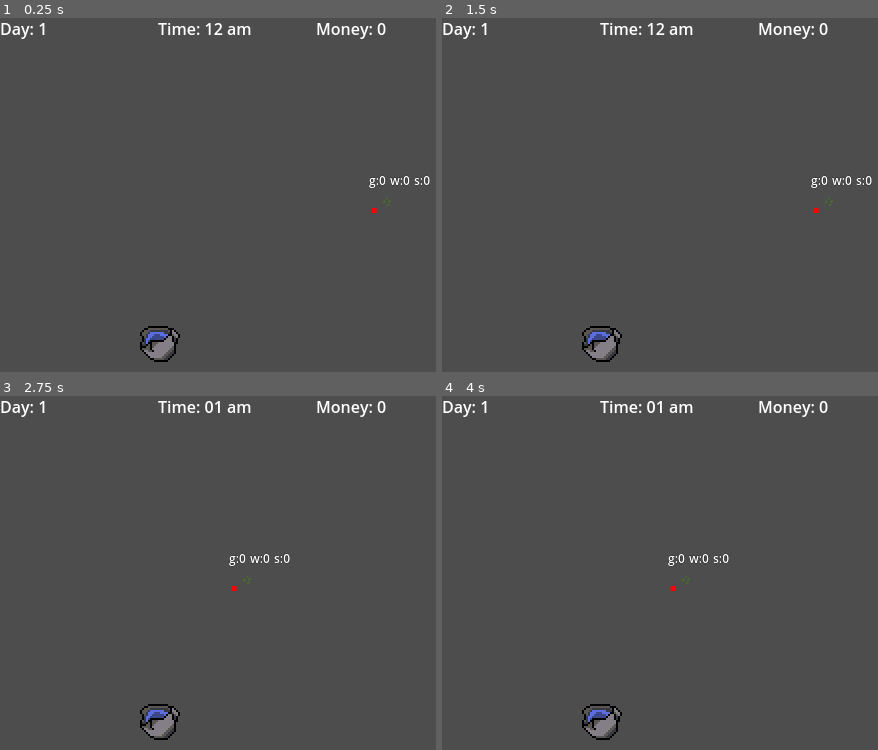
Above: before the commit, frames 1-4 (two rows, left to right).
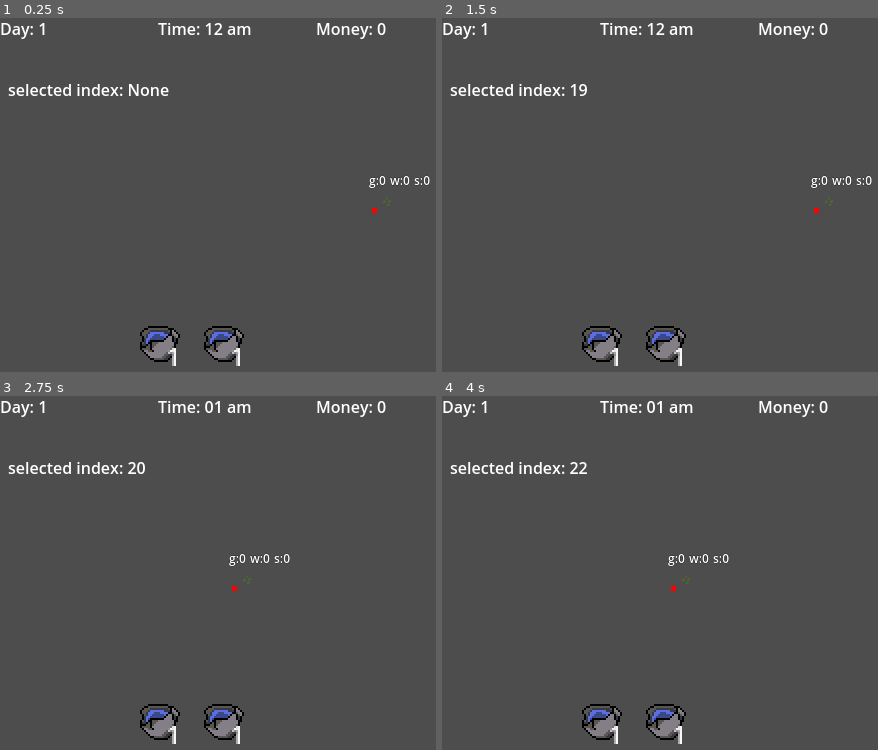
Above: after the commit, the same moments.

Repository: vincentcmartinez/sgd_spring25
Game: Godot game, scene res://assets/scenes/testworld.tscn
Same seed, same stepped clock (60 frames per second), same inputs: the game is played once before the commit and once after it.
Inputs (mouse positions are in pixels of both pictures, inside the frame that each line leads up to):
- Up to frame 1 (0.25 s): no input
- Up to frame 2 (1.5 s): tap Enter at 0.5 s; drag from (603, 102) to (795, 102) at 0.52 s; tap Space at 1.25 s; drag from (664, 102) to (856, 102) at 1.27 s
- Up to frame 3 (2.75 s): tap Enter at 2 s; move the mouse to (287, 480) at 2.02 s; press the mouse at (287, 480) at 2.03 s; hold D (right) from 2.03 s (still down); tap Shift (split_item, bound only after the commit) at 2.3 s
- Up to frame 4 (4 s): release D (right) at 2.75 s; release the mouse at (729, 480) at 2.75 s; drag from (795, 480) to (outside the picture) at 2.77 s; tap Space at 3.5 s; drag from (856, 480) to (outside the picture) at 3.52 s

The runs differ from the first frame. In frame 1, 1.2% of the frame differs, in the area x 1-56%, y 18-99%; in frame 2, 1.1%; in frame 3, 1.1%; in frame 4, 1.1%.

Commit message:
completed basic inventory screen

Diff:
--- a/Items.gd
+++ b/Items.gd
@@ -57,3 +57,9 @@
 
 func get_item(id):
 	return items[id-1]["packedscene"].instantiate() #id - 1 to account for arrays starting at 0
+
+func clone(item): # will only copy over the count, anything else might need a more specific function
+	var pack = items[item.ID-1]["packedscene"]
+	var newitem = pack.instantiate()
+	newitem.count = item.count
+	return newitem
--- a/PlayerData.gd
+++ b/PlayerData.gd
@@ -21,10 +21,18 @@
 		return null
 
 func _on_player_ready(obj):
-	print("playerdata recieved player ready")
 	player = obj
 	SignalBus.emit("playerdata_ready")
 
 func inventory(index):
 	if(player):
 		return player.inventory[index]
+
+func swap_inv(first, second):
+	var temp1 = player.inventory[first]
+	var temp2 = player.inventory[second]
+	player.inventory[first] = temp2
+	player.inventory[second] = temp1
+
+func remove_inv(index):
+	player.inventory[index] = null
--- a/assets/scenes/inventory_screen.gd
+++ b/assets/scenes/inventory_screen.gd
@@ -1,11 +1,86 @@
 extends Node2D
+var current_hovered = null
+var last_hovered = null
+var dragging = false
+var selected_slot = null
+@onready var overflow_slot = $overflow
 
-
-# Called when the node enters the scene tree for the first time.
 func _ready() -> void:
+	SignalBus.connect("invslot_clicked", _on_click)
+	SignalBus.connect("invslot_hovered", _on_hover)
+	SignalBus.connect("invslot_unhovered", _on_unhover)
 	pass # Replace with function body.
 
+func _input(event: InputEvent) -> void:
+	if event.is_action_pressed("leftclick"):
 
-# Called every frame. 'delta' is the elapsed time since the previous frame.
+		dragging = true
+		selected_slot = current_hovered
+		if overflow_slot.item:
+			swap(overflow_slot, current_hovered)
+		print("dragging")
+	if event.is_action_released("leftclick"):
+		dragging = false
+		if selected_slot:
+			if current_hovered:
+				swap(selected_slot, current_hovered)
+			else:
+				drop()
+			#selected_slot = null
+		print("dragging false")
+	if event.is_action_pressed("split_item"):
+		if selected_slot:
+			split(selected_slot)
+
 func _process(delta: float) -> void:
+	if selected_slot:
+		$debug/VBoxContainer/selected.text = "selected index: " + str(selected_slot.index)
+	else:
+		$debug/VBoxContainer/selected.text = "selected index: None "
 	pass
+
+func _on_click(slot):
+	selected_slot = slot
+	return
+
+func _on_hover(slot):
+	current_hovered = slot
+	print("hovered", slot.index)
+	return
+
+func _on_unhover(slot):
+	if current_hovered:
+		last_hovered = current_hovered
+	current_hovered = null
+	print("last hovered", last_hovered.index)
+	return
+
+func swap(current, other):
+	if current == other or other == null:
+		return
+	var selected_item = current.item
+	var other_item = other.item
+	if other_item and selected_item.ID == other_item.ID:
+		if selected_item.stackable and (selected_item.count + other_item.count <= selected_item.max_stack):
+			other.add_stack(current)
+			current.remove_item()
+			PlayerData.remove_inv(current.index)
+			return
+	current.attach_item(other_item)
+	other.attach_item(selected_item)
+	PlayerData.swap_inv(other.index, current.index)
+
+func drop():
+	print("dropped item")
+	return
+
+func split(slot):
+	var item = slot.item
+	if item and item.stackable and item.count > 1:
+
+		var new_item = Items.clone(item)
+		new_item.count = item.count - int(item.count / 2)
+		slot.split_stack()
+		selected_slot = overflow_slot
+
+		overflow_slot.attach_item(new_item)
--- a/assets/scenes/inventory_slot.tscn
+++ b/assets/scenes/inventory_slot.tscn
@@ -1,11 +1,22 @@
-[gd_scene load_steps=3 format=3 uid="uid://dya5hp8twt46x"]
+[gd_scene load_steps=4 format=3 uid="uid://dya5hp8twt46x"]
 
 [ext_resource type="Script" path="res://inventory_slot.gd" id="1_cnc1n"]
+
+[sub_resource type="LabelSettings" id="LabelSettings_04mty"]
+font_size = 13
 
 [sub_resource type="RectangleShape2D" id="RectangleShape2D_rhd1a"]
 
 [node name="InventorySlot" type="Node2D"]
 script = ExtResource("1_cnc1n")
+
+[node name="displaycount" type="Label" parent="."]
+z_index = 3
+offset_left = 3.0
+offset_top = -2.0
+offset_right = 43.0
+offset_bottom = 21.0
+label_settings = SubResource("LabelSettings_04mty")
 
 [node name="clickbox" type="Area2D" parent="."]
 
--- a/assets/scenes/items/watercan.tscn
+++ b/assets/scenes/items/watercan.tscn
@@ -8,6 +8,9 @@
 charges = 15
 ID = 1
 item_name = "Water Can"
+stackable = true
+max_stack = 2
+count = 1
 description = "An old water can."
 buy_price = 50
 
--- a/assets/scenes/testworld.tscn
+++ b/assets/scenes/testworld.tscn
@@ -42,6 +42,12 @@
 position = Vector2(160, -96)
 scale = Vector2(2, 2)
 index = 23
+
+[node name="overflow" parent="GameCam/InventoryScreen" instance=ExtResource("2_syc16")]
+position = Vector2(224, -96)
+scale = Vector2(2, 2)
+index = 24
+is_overflow = true
 
 [node name="InventorySlot9" parent="GameCam/InventoryScreen" instance=ExtResource("2_syc16")]
 position = Vector2(160, -32)
@@ -132,6 +138,23 @@
 position = Vector2(-160, 144)
 scale = Vector2(2, 2)
 
+[node name="debug" type="Control" parent="GameCam/InventoryScreen"]
+layout_mode = 3
+anchors_preset = 0
+offset_right = 40.0
+offset_bottom = 40.0
+
+[node name="VBoxContainer" type="VBoxContainer" parent="GameCam/InventoryScreen/debug"]
+layout_mode = 0
+offset_left = -312.0
+offset_top = -120.0
+offset_right = -219.0
+offset_bottom = -80.0
+
+[node name="selected" type="Label" parent="GameCam/InventoryScreen/debug/VBoxContainer"]
+layout_mode = 2
+text = "selected ind"
+
 [node name="Player" parent="." instance=ExtResource("1_xwlel")]
 visible = false
 
--- a/assets/scripts/player.gd
+++ b/assets/scripts/player.gd
@@ -5,13 +5,14 @@
 
 var money = 0
 var actionable = true
-var inventory = [null, null, null, null, null, null, null, null, null, null, null, null, null, null, null, null, null, null, null, null, null, null, null, null]
+var inventory = [null, null, null, null, null, null, null, null, null, null, null, null, null, null, null, null, null, null, null, null, null, null, null, null, null]
 
 
 func _ready() -> void:
 	SignalBus.connect("interact", interact)
 	#SignalBus.connect("items_ready", _on_items_ready)
 	inventory[0] = Items.get_item(1) # debug watercan
+	inventory[1] = Items.get_item(1) #stack test
 	SignalBus.emit_signal("player_ready", self)
 
 func _on_items_ready():
@@ -62,7 +63,7 @@
 			play_directional_anim(obj, "water")
 
 func play_directional_anim(obj, action:String):
-	# Calculate the direction from the player to the plant
+	# Calculate the direction from the player to the object
 			var direction = (obj.global_position - global_position).normalized()
 			# Determine the animation to play based on the direction
 			var animation = action + "_"
--- a/inventory_slot.gd
+++ b/inventory_slot.gd
@@ -2,34 +2,58 @@
 var is_hovered = false
 var item = null
 @export var index:int
+@export var is_overflow:bool
 
-# Called when the node enters the scene tree for the first time.
 func _ready() -> void:
 	await SignalBus.playerdata_ready
 	var invitem = PlayerData.inventory(index)
 	if invitem:
-		add_child(invitem)
-		item = invitem
+		attach_item(invitem)
 	pass # Replace with function body.
 
+func attach_item(new_item):
+	if new_item == null:
+		item = null
+		$displaycount.text = ""
+		return
+	if new_item.get_parent():
+		new_item.reparent(self, false)
+	else:
+		add_child(new_item)
+	item = new_item
+	update_display_count()
 
-# Called every frame. 'delta' is the elapsed time since the previous frame.
-func _process(delta: float) -> void:
-	pass
+func remove_item():
+	if item:
+		remove_child(item)
+		item.queue_free()
+		item = null
+	update_display_count()
 
-func attach_item(new_item):
-	item = new_item
+func add_stack(other):
+	item.count += other.item.count
+	update_display_count()
+
+func split_stack():
+	item.count -= int(item.count / 2)
+	update_display_count()
+
+func update_display_count():
+	if item == null:
+		$displaycount.text = ""
+	elif item.stackable:
+		$displaycount.text = str(item.count)
+	return
 
 func _on_clickbox_input_event(viewport: Node, event: InputEvent, shape_idx: int) -> void:
-	SignalBus.emit_signal("invslot_clicked", self)
+	if event.is_action_pressed("leftclick"):
+		SignalBus.emit_signal("invslot_clicked", self)
 	pass # Replace with function body.
-
 
 func _on_clickbox_mouse_entered() -> void:
 	SignalBus.emit_signal("invslot_hovered", self)
 	pass # Replace with function body.
 
-
 func _on_clickbox_mouse_exited() -> void:
 	SignalBus.emit_signal("invslot_unhovered", self)
 	pass # Replace with function body.
--- a/project.godot
+++ b/project.godot
@@ -66,6 +66,11 @@
 "events": [Object(InputEventKey,"resource_local_to_scene":false,"resource_name":"","device":-1,"window_id":0,"alt_press …(192 unchanged characters)…
 ]
 }
+split_item={
+"deadzone": 0.5,
+"events": [Object(InputEventKey,"resource_local_to_scene":false,"resource_name":"","device":-1,"window_id":0,"alt_pressed":false,"shift_pressed":false,"ctrl_pressed":false,"meta_pressed":false,"pressed":false,"keycode":0,"physical_keycode":4194325,"key_label":0,"unicode":0,"location":0,"echo":false,"script":null)
+]
+}
 
 [rendering]
 
